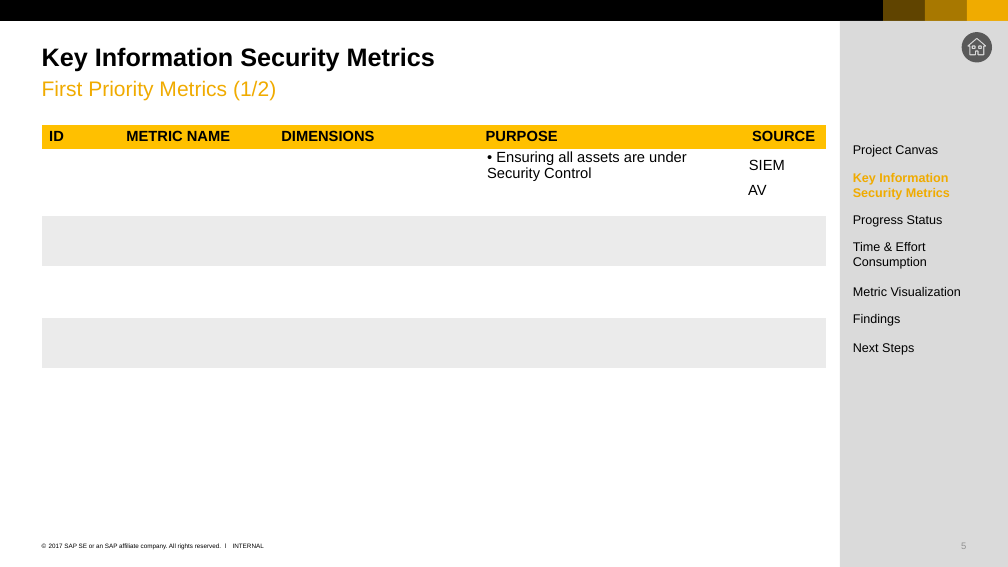
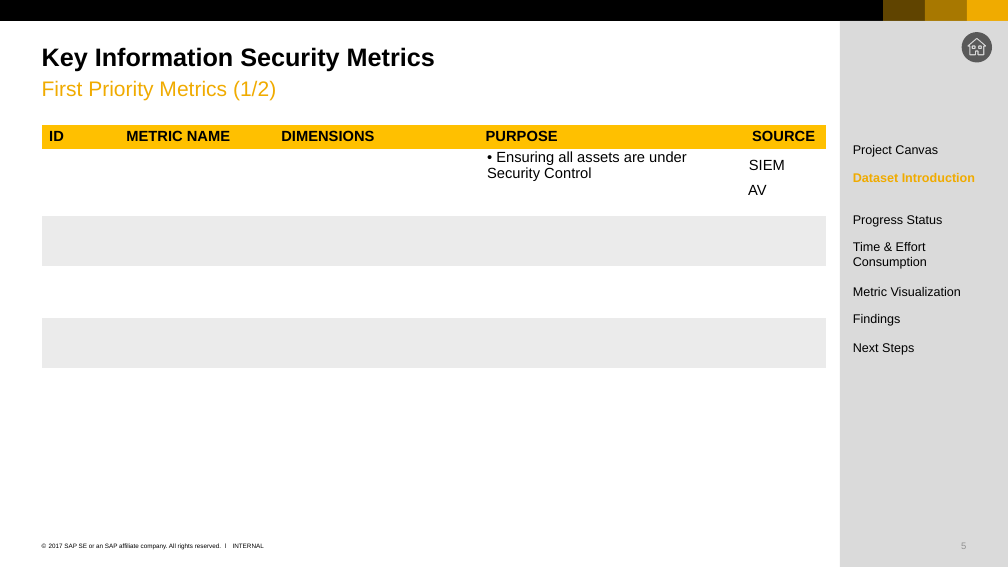
Before and after one commit to nguyenthanhtung2605/yelp-data-analysis, a slide deck: slide 5 of project_yelp_recommendation/yelp_presentation.pptx. Drawn at 1008x567 pixels with LibreOffice and Linux fonts; fonts in the diff are those of the drawing. Boxes give left, top, right and bottom in pixels: in the first picture for what was removed or moved away, otherwise in the second. Text is boxed around its words. In the diff, an @@ line names an element or a change of style, - is before the commit and + after.

```diff
--- a/project_yelp_recommendation/yelp_presentation.pptx
+++ b/project_yelp_recommendation/yelp_presentation.pptx
@@ text at (853, 173, 975, 182): text changed @@
-Key Information Security Metrics
+Dataset Introduction
```
Also in this commit, not shown: 4 slides added, 3 slides removed, 3 other files.
